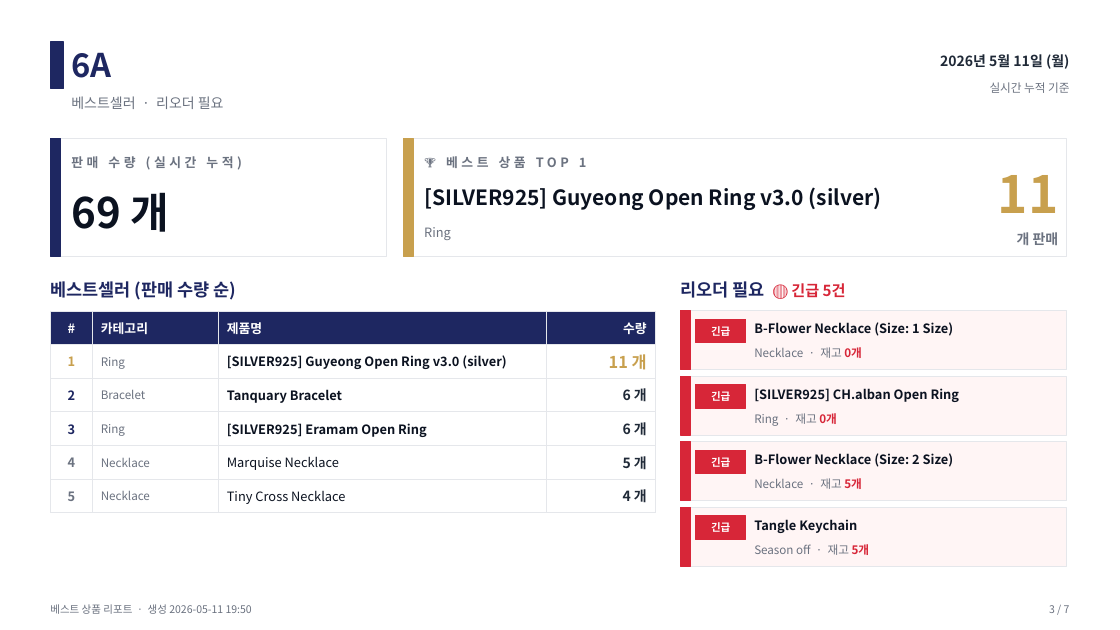
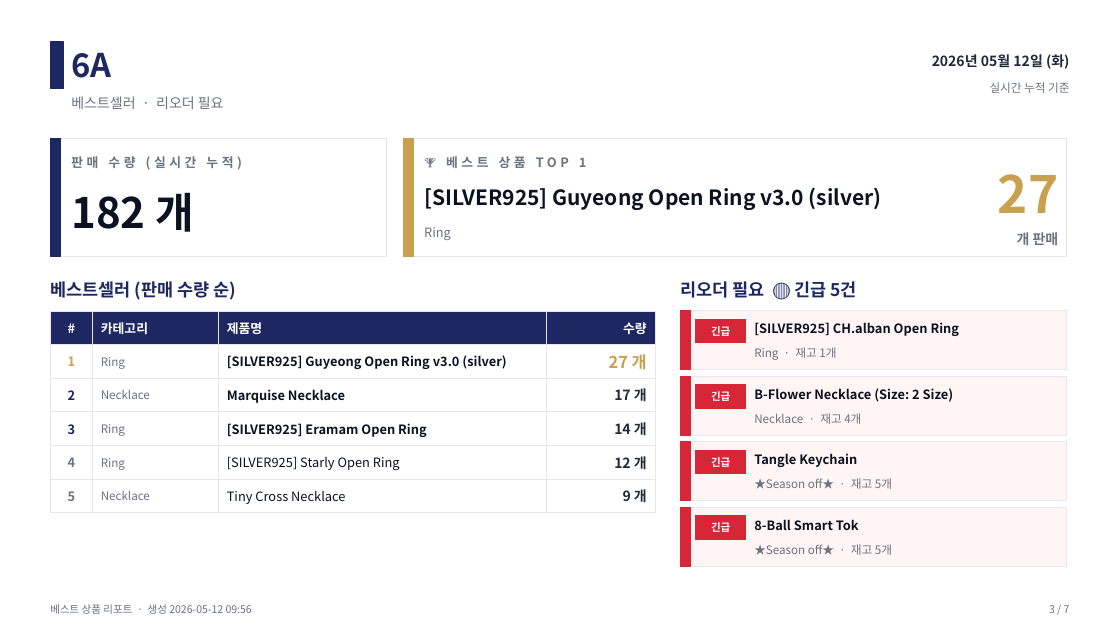
Before and after one commit to j65209/Brightbeed, a slide deck: slide 3 of data/sales-report.pptx. Drawn at 1120x630 pixels with LibreOffice and Linux fonts; fonts in the diff are those of the drawing. Boxes give left, top, right and bottom in pixels: in the first picture for what was removed or moved away, otherwise in the second. Text is boxed around its words. In the diff, an @@ line names an element or a change of style, - is before the commit and + after.

```diff
--- a/data/sales-report.pptx
+++ b/data/sales-report.pptx
@@ text at bbox=[932, 54, 1069, 69]: text changed @@
-2026년 5월 11일 (월)
+2026년 05월 12일 (화)
@@ text at bbox=[998, 174, 1059, 213]: text changed @@
-11
+27
@@ text at bbox=[71, 192, 194, 232]: text changed @@
-69 개
+182 개
@@ text "리오더 필요 🔴 긴급 5건" at bbox=[680, 281, 856, 298]: size 13 to 15 pt, text colour #D72638 to #1E2761 in "🔴 긴급 5건" @@
@@ table at bbox=[50, 311, 655, 508] @@
-row 2, column 4: 11 개
+row 2, column 4: 27 개
-row 3: 2 | Bracelet | Tanquary Bracelet | 6 개
+row 3: 2 | Necklace | Marquise Necklace | 17 개
-row 4, column 4: 6 개
+row 4, column 4: 14 개
-row 5: 4 | Necklace | Marquise Necklace | 5 개
+row 5: 4 | Ring | [SILVER925] Starly Open Ring | 12 개
-row 6, column 4: 4 개
+row 6, column 4: 9 개
@@ text removed at bbox=[754, 322, 954, 336] @@
-B-Flower Necklace (Size: 1 Size)
@@ text at bbox=[754, 347, 836, 360]: text changed @@
-Necklace · 재고 0개
+Ring · 재고 1개
@@ 3 texts: place and size @@
-3 texts at bbox=[754, 388, 960, 533]
+3 texts at bbox=[754, 322, 960, 467]
@@ text at bbox=[754, 413, 861, 424]: text changed @@
-Ring · 재고 0개
+Necklace · 재고 4개
@@ text at bbox=[754, 478, 892, 489]: text changed @@
-Necklace · 재고 5개
+★Season off★ · 재고 5개
@@ text added at bbox=[754, 519, 859, 530], 11 pt, text #0B1220, bold @@
+8-Ball Smart Tok
@@ text at bbox=[754, 544, 892, 555]: text changed @@
-Season off · 재고 5개
+★Season off★ · 재고 5개
@@ text at bbox=[50, 604, 252, 614]: text changed @@
-베스트 상품 리포트 · 생성 2026-05-11 19:50
+베스트 상품 리포트 · 생성 2026-05-12 09:56
```
Also in this commit, not shown: 6 other slides changed.
